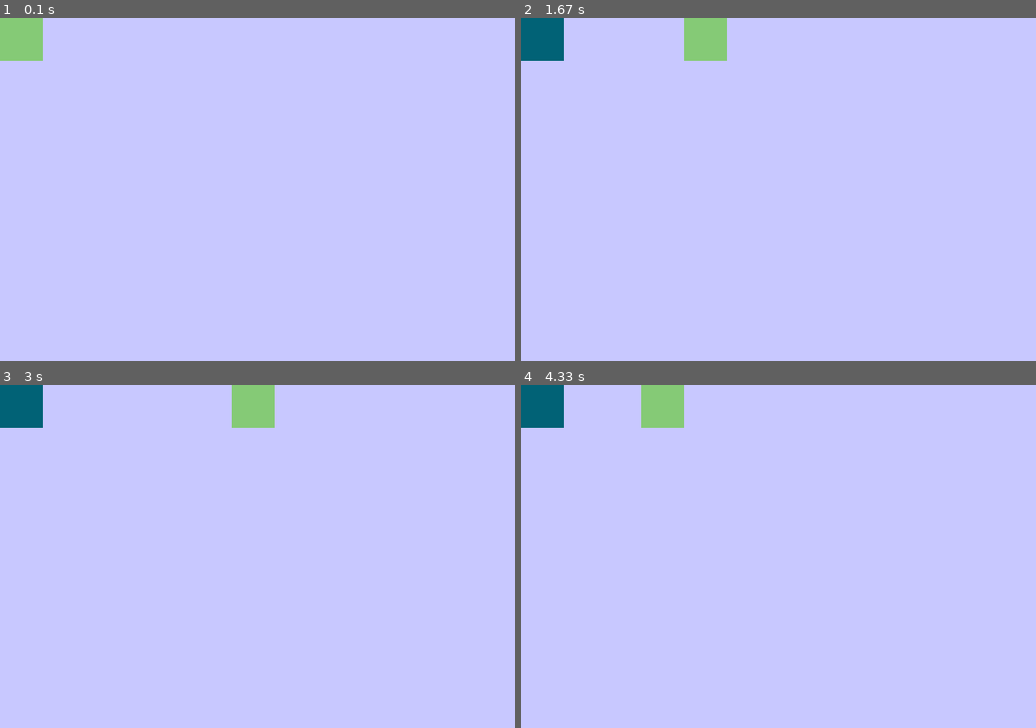
Above: before the commit, frames 1-4 (two rows, left to right).
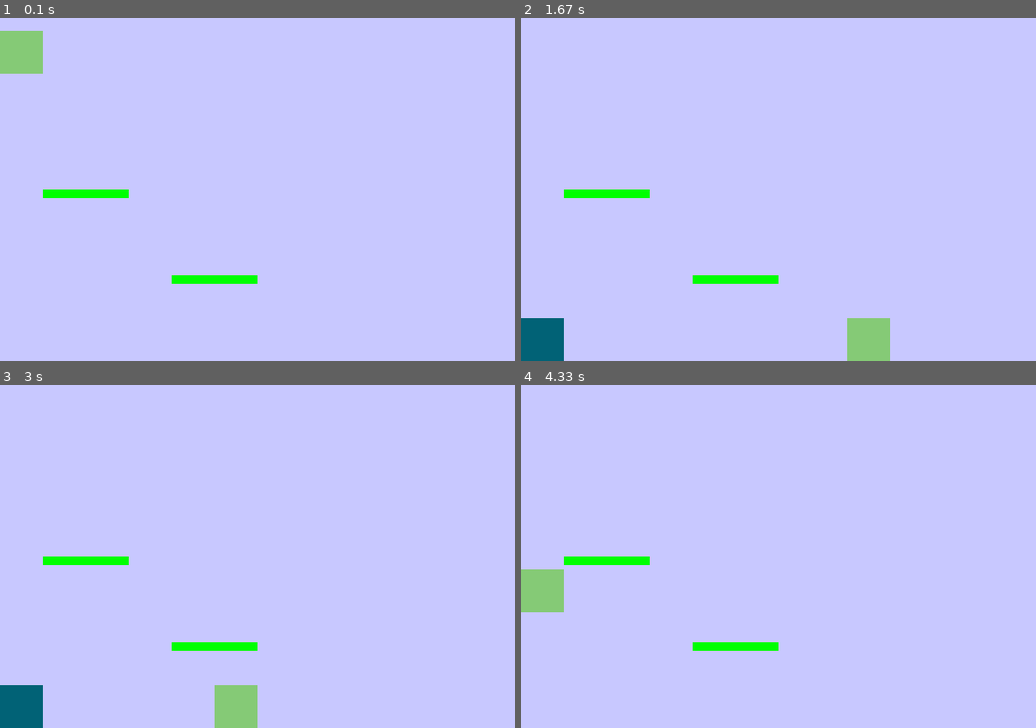
Above: after the commit, the same moments.

Repository: MKolman/pygame-test
Game: pygame game, started from main.py
Same seed, same stepped clock (60 frames per second), same inputs: the game is played once before the commit and once after it.
Inputs:
- Up to frame 1 (0.1 s): no input
- Up to frame 2 (1.67 s): tap D at 0.33 s; hold Right 0.67-1.13 s; hold Up 1.17-1.47 s; hold A from 1.5 s (still down); hold Right from 1.5 s (still down)
- Up to frame 3 (3 s): release A at 1.97 s; release Right at 1.97 s; hold Right 2-2.47 s; hold D 2-2.47 s; hold Left from 2.5 s (still down); hold A from 2.5 s (still down)
- Up to frame 4 (4.33 s): release Left at 3.03 s; release A at 3.03 s; hold Down 3.07-3.37 s; hold S 3.07-3.37 s; hold Left 3.4-3.8 s; hold A 3.4-3.8 s; hold Up 3.83-4.2 s; hold W 3.83-4.2 s

The runs differ from the first frame. In frame 1, 1.5% of the frame differs, in the area x 0-50%, y 0-78%; in frame 2, 5.0%, in the area x 0-72%, y 0-100%; in frame 3, 5.0%; in frame 4, 4.0%.

Commit message:
Added more movement options and platforms

Diff:
--- a/main.py
+++ b/main.py
@@ -1,5 +1,6 @@
 from random import randint
 import pygame
+from pygame.sprite import spritecollide as sc
 
 # Velikost okna
 SIRINA = 600
@@ -14,8 +15,11 @@
     # Metoda __init__ je funkcija, ki se zazene ob kreairanju novega igralca.
     # V njej nastavimo vse osnovne lastnosti igralca
     def __init__(self, up=pygame.K_UP, down=pygame.K_DOWN,
-                 left=pygame.K_LEFT, right=pygame.K_RIGHT):
+                 left=pygame.K_LEFT, right=pygame.K_RIGHT, ovire=None):
         super().__init__()
+        # Shranimo si vse ovire v levelu
+        self.ovire = ovire
+
         # Shranimo vse tipke za kasnejso uporabo
         self.up = up
         self.down = down
@@ -27,6 +31,10 @@
         self.image.fill((randint(0, 255), randint(0, 255), randint(0, 255)))
         self.rect = self.image.get_rect()
 
+        # hitrosti igralca
+        self.vx = 0
+        self.vy = 0
+
         # Predpostavimo, da so vse tipke spuscene ob zacetku igre
         self.smeri = {
             self.up: False,
@@ -35,35 +43,103 @@
             self.left: False,
         }
 
-    # ko uporabnik pritisne ali spusti neko tipko, si to oznacimo
+    # Ali Igralec stoji na oviri (Tako vemo, ali lahko skoči)
+    def na_oviri(self):
+        if self.rect.bottom >= VISINA:
+            # Lahko stoji tudi na dnu ekrana
+            return True
+        elif self.ovire is None:
+            # Če nismo dobili ovir, potem ne more stati na njih
+            return False
+        else:
+            self.rect.y += 1
+            rezultat = sc(self, self.ovire, False)
+            self.rect.y -= 1
+            return rezultat
+
+    # ko uporabnik pritisne ali spusti neko tipko ustrezno popravimo hitrosti
     def oznaci_pritisk(self, smer, status):
+        # Najprej si zabeležimo smer premika
         self.smeri[smer] = status
+
+        hitrost = 10
+
+        # Tipka dol ne naredi nič
+        if self.smeri[self.down]:
+            pass
+        # S tipko gor skočimo
+        if self.smeri[self.up] and self.na_oviri():
+            self.vy = -20
+
+        # če držimo levo ali desno se premikamo levo, ali desno, sicer se ne
+        self.vx = 0
+        if self.smeri[self.left]:
+            self.vx = -hitrost
+        if self.smeri[self.right]:
+            self.vx = hitrost
 
     # Vsak frame igre moramo premakniti igralca. To dela metoda update, ki jo
     # klicemo v vsakem prehodu
     def update(self):
-        if self.smeri[self.down]:
-            self.premik(0, 5)
-        if self.smeri[self.up]:
-            self.premik(0, -5)
-        if self.smeri[self.left]:
-            self.premik(-5, 0)
-        if self.smeri[self.right]:
-            self.premik(5, 0)
+        # Najprej poglejmo premik v x smeri
+        self.premik(self.vx, 0)
+        # Poglejmo ali smo se ob premiku v x smer kam zaleteli
+        for ov in sc(self, self.ovire, False):
+            if self.vx > 0:
+                self.rect.right = ov.rect.left
+            else:
+                self.rect.left = ov.rect.right
+            self.vx = 0
+
+        # Naj se zgodi gravitacija
+        self.vy += 1
+        # Sedaj porihtajmo še premik v y smeri
+        self.premik(0, self.vy)
+        # Če se zabijemo v kakšno oviro se ustavimo
+        for ov in sc(self, self.ovire, False):
+            if self.vy > 0:
+                self.rect.bottom = ov.rect.top
+            else:
+                self.rect.top = ov.rect.bottom
+            self.vy = 0
 
     # Pomozna funkcija, ki premakne igralca in poskrbi, da ne gre iz ekrana
     def premik(self, x, y):
         self.rect.x += x
         self.rect.y += y
         self.rect.x = max(self.rect.x, 0)
-        self.rect.y = max(self.rect.y, 0)
         self.rect.right = min(self.rect.right, SIRINA)
-        self.rect.bottom = min(self.rect.bottom, VISINA)
+        if self.rect.y < 0:
+            self.rect.y = 0
+            self.vy = 0
+        if self.rect.bottom > VISINA:
+            self.rect.bottom = VISINA
+            self.vy = 0
+
+
+class Plato(pygame.sprite.Sprite):
+    """ Ravna podlaga po kateri lahko igralci skacejo. """
+
+    # Vse kar potrebujemo so položaj (x, y) in dimenzije (w, h)
+    def __init__(self, x=100, y=300, w=200, h=10):
+        super().__init__()
+        self.image = pygame.Surface((w, h))
+        self.image.fill((0, 255, 0))
+        self.rect = self.image.get_rect()
+        self.rect.x = x
+        self.rect.y = y
+
+
+# Naredimo nekaj odskočišč za igralce in jih poimenujemo "level"
+level = pygame.sprite.Group()
+level.add(Plato(50, 200, 100, 10))
+level.add(Plato(200, 300, 100, 10))
+# Spodaj dodamo še: level.draw(ekran)
 
 # Ustvarimo dva igralca, vsakega s svojim setom ukaznih tipk
 igralec = Igralec(pygame.K_w, pygame.K_s,
-                  pygame.K_a, pygame.K_d)
-igralec2 = Igralec()
+                  pygame.K_a, pygame.K_d, ovire=level)
+igralec2 = Igralec(ovire=level)
 
 # Oba igralca dodamo v skupino, da ju lazje skupaj risemo in posodabljamo
 igra_skupina = pygame.sprite.Group()
@@ -101,9 +177,10 @@
 
     # Cel ekran prebarvaj z ozadjem
     ekran.fill((200, 200, 255))
-    # Na ekran narisi igralce
+    # Na ekran narisi igralce in level
+    level.draw(ekran)
     igra_skupina.draw(ekran)
-    # Poskrbi, da se vse izrise na monitor
+    # Poskrbi, da se vse skupaj izrise na monitor
     pygame.display.flip()
 
 # Zapri okno pygame
